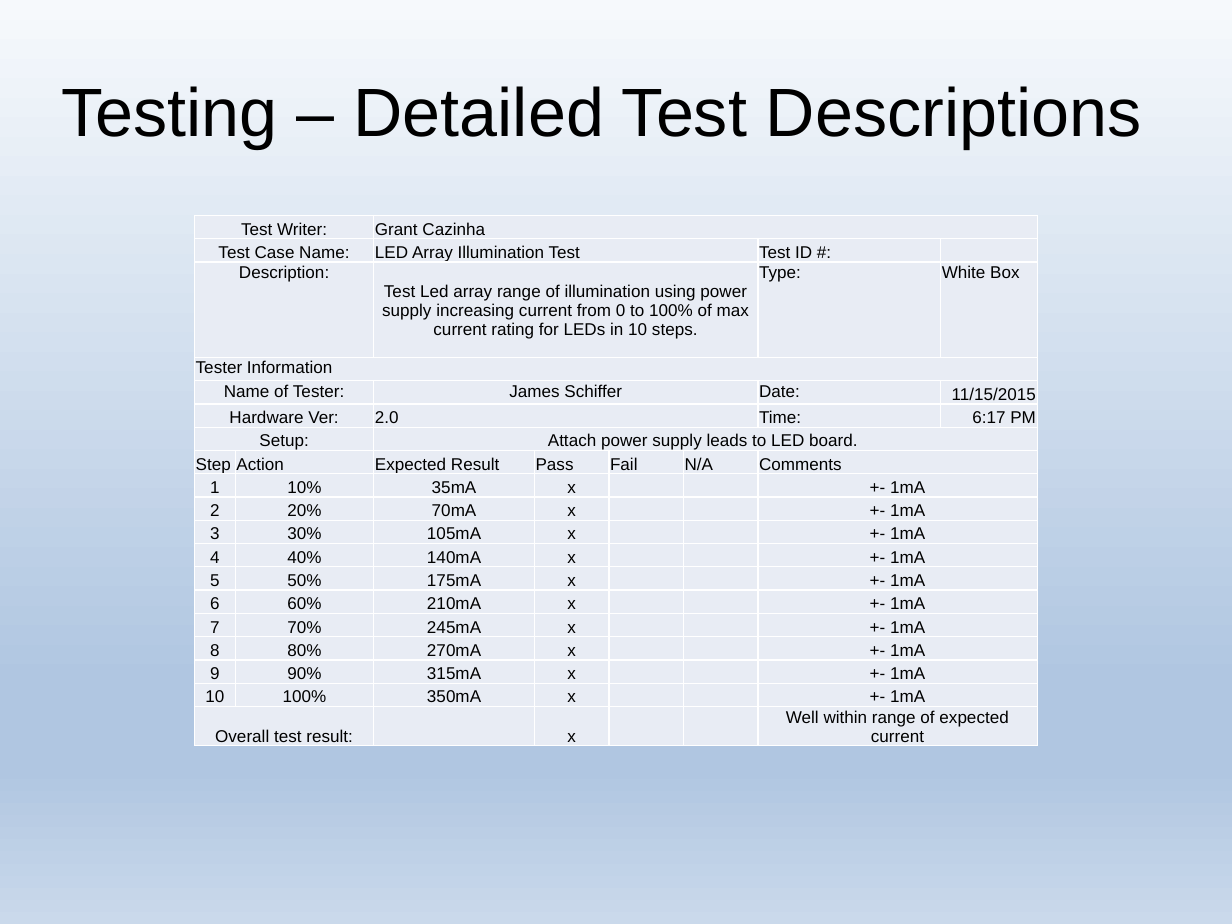
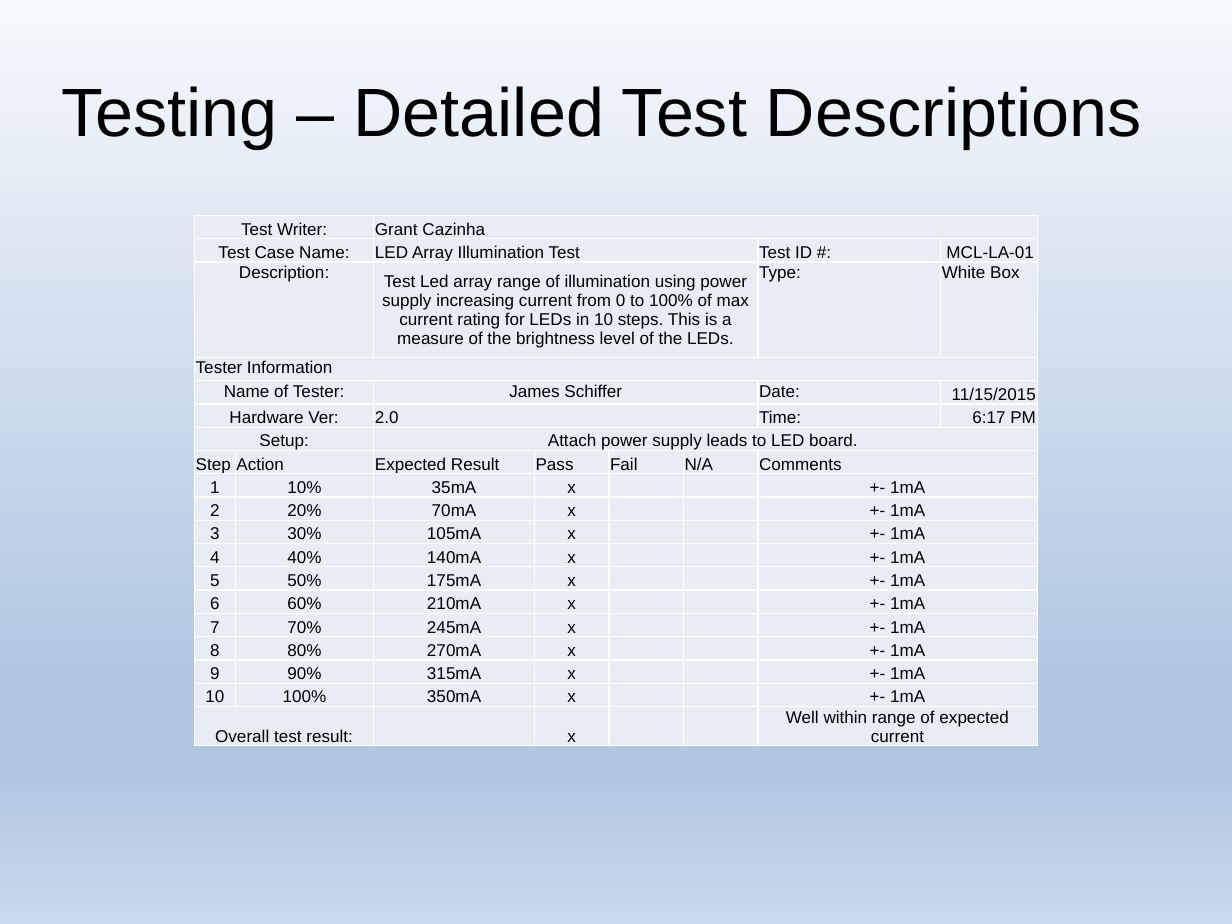
Before and after one commit to j1mb0/ECE411, a slide deck: slide 21 of T03_Final_Presentation.pptx (slide 18 before the commit). Drawn at 1232x924 pixels with LibreOffice and Linux fonts; fonts in the diff are those of the drawing. Boxes give left, top, right and bottom in pixels: in the first picture for what was removed or moved away, otherwise in the second. Text is boxed around its words. In the diff, an @@ line names an element or a change of style, - is before the commit and + after.

Commit message:
Adding Final Files
Adding BOM and Final Iterations of the Presentation and Test Plan.

```diff
--- a/T03_Final_Presentation.pptx
+++ b/T03_Final_Presentation.pptx
@@ table at (x1=195, y1=216, x2=1039, y2=749) @@
-row 2, column 8: 
+row 2, column 8: MCL-LA-01
-row 3, column 3: Test Led array range of illumination using power supply increasing current from 0 to 100% of max current rating for LEDs in 10 steps.
+row 3, column 3: Test Led array range of illumination using power supply increasing current from 0 to 100% of max current rating for LEDs in 10 steps. This is a measure of the brightness level of the LEDs.
```
Also in this commit, not shown: 6 other slides changed, 4 slides added, 2 other files.
